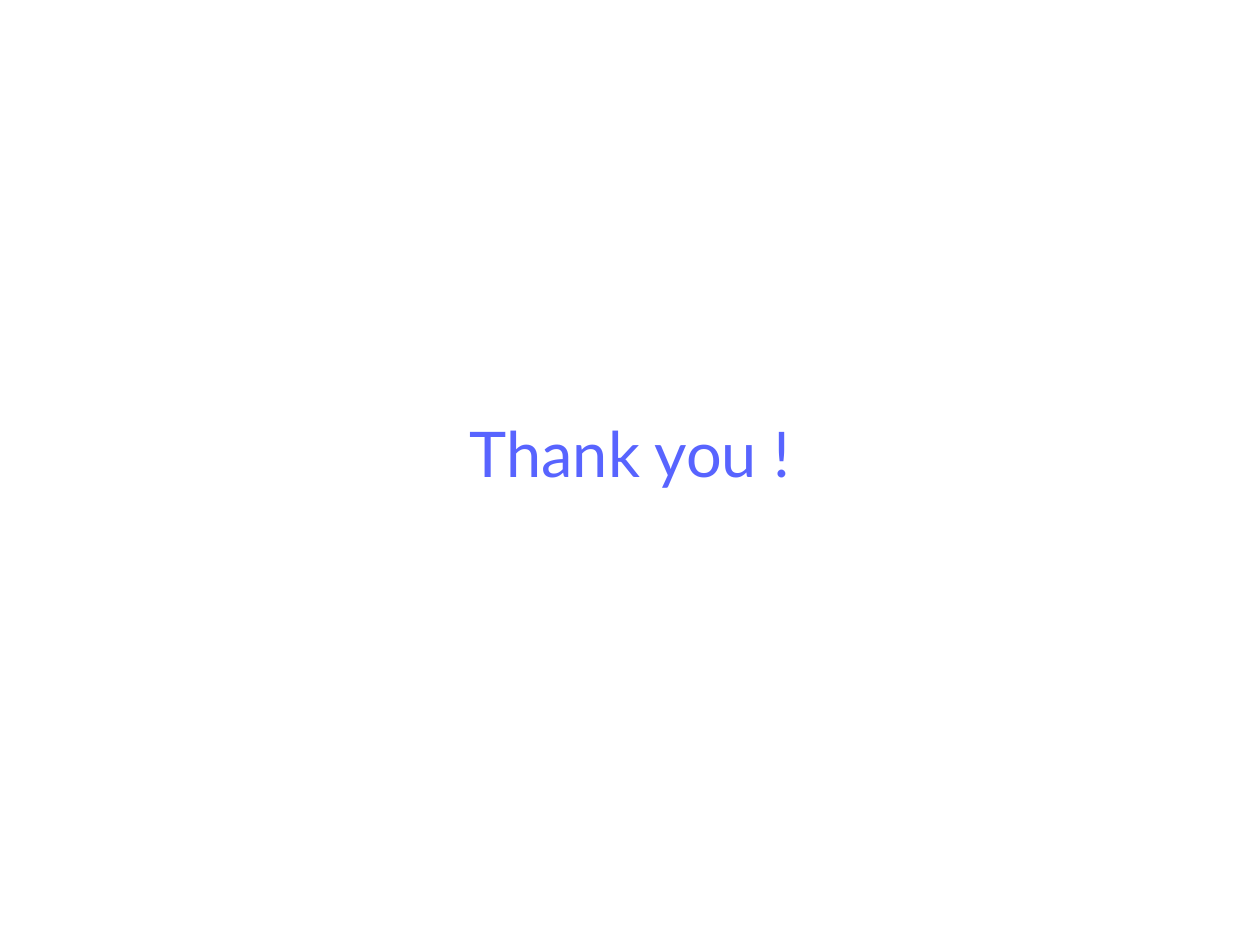
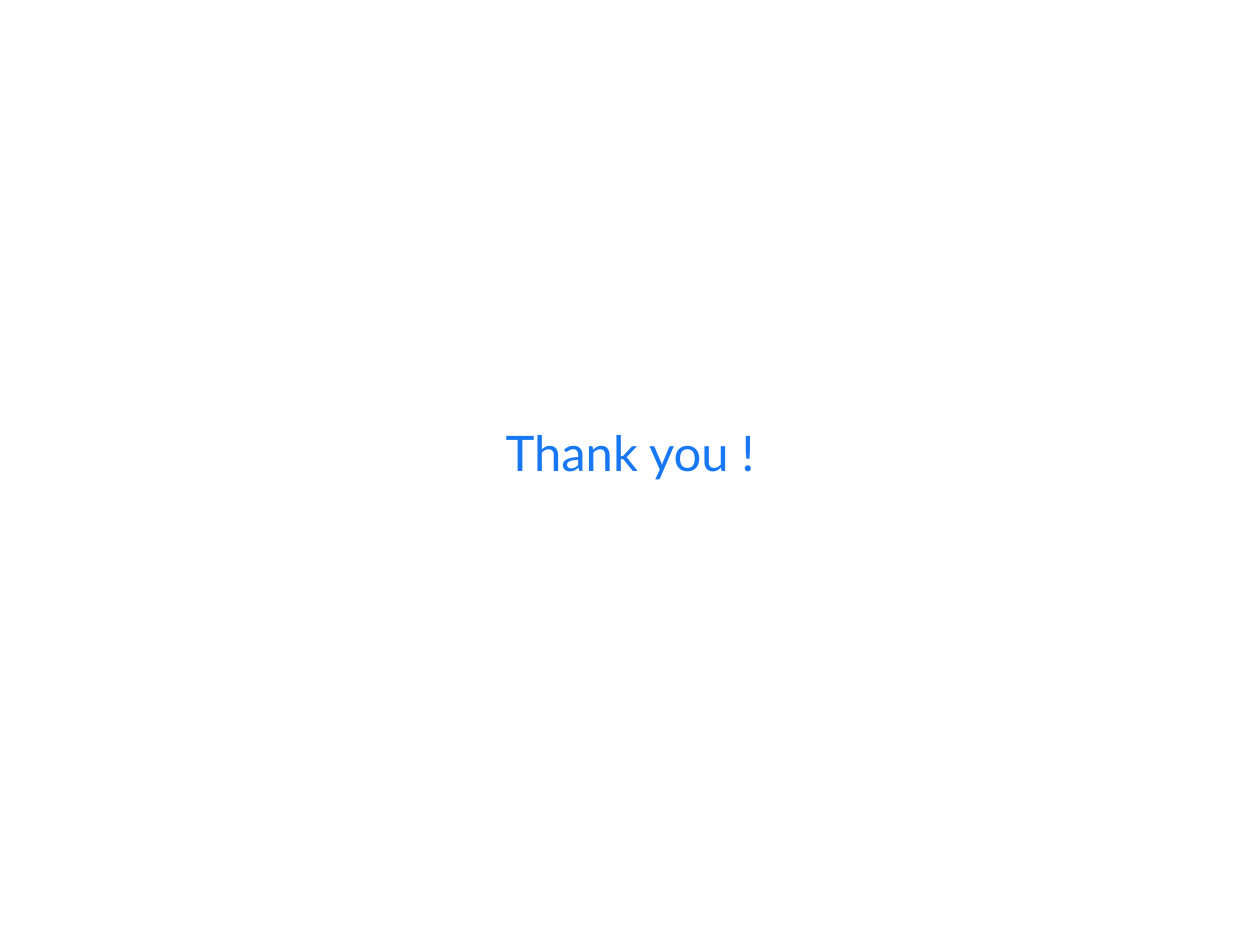
Before and after one commit to sagarparker/Collective, a slide deck: slide 7 of assets/CollectivePitchDeck.ppt. Drawn at 1260x945 pixels with LibreOffice and Linux fonts; fonts in the diff are those of the drawing. Boxes give left, top, right and bottom in pixels: in the first picture for what was removed or moved away, otherwise in the second. Text is boxed around its words. In the diff, an @@ line names an element or a change of style, - is before the commit and + after.

```diff
--- a/assets/CollectivePitchDeck.ppt
+++ b/assets/CollectivePitchDeck.ppt
@@ title "Thank you !" at (506,435,729,480): size 36 to 28 pt, text colour #5864FF to #1877F2 @@
```
Also in this commit, not shown: 3 other slides changed, 3 slides added, 3 slides removed, 2 other files.
